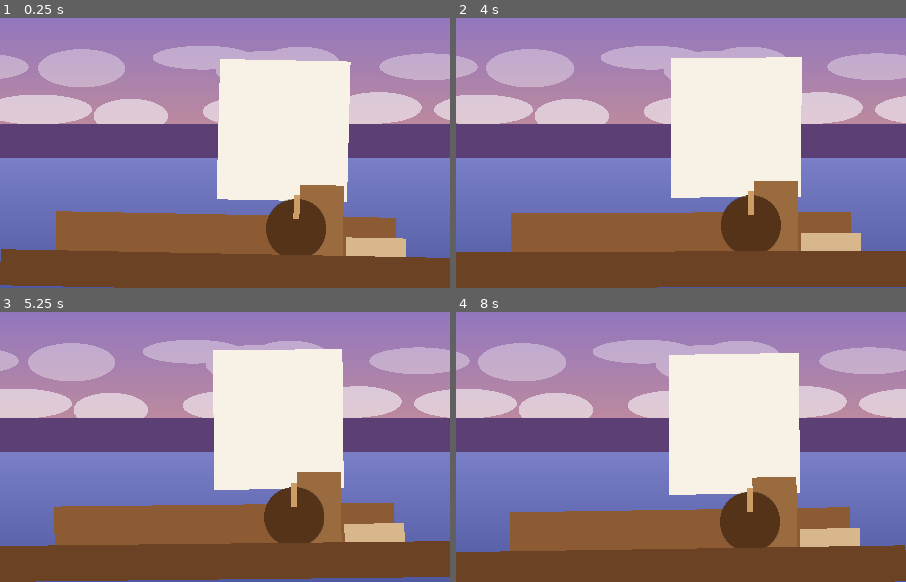
Above: before the commit, frames 1-4 (two rows, left to right).
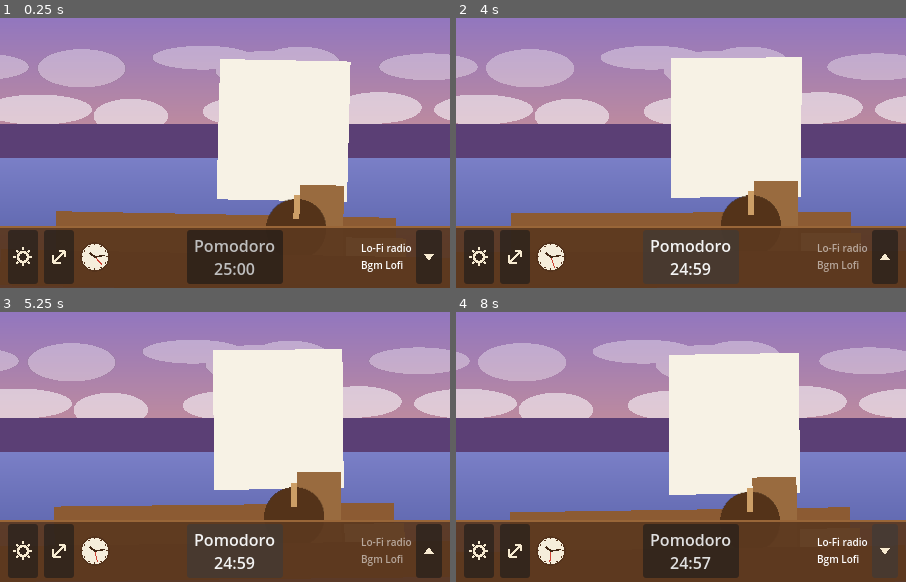
Above: after the commit, the same moments.

Repository: sscori-stack/sscori
Game: Godot game, scene res://scenes/main.tscn
Two runs of this game, one before a commit and one after it. Both use one fixed random seed, a clock stepped at 60 frames per second and the inputs below.
Inputs (mouse positions are in pixels of both pictures, inside the frame that each line leads up to):
- Up to frame 1 (0.25 s): no input
- Up to frame 2 (4 s): click (478, 258) at 0.52 s; click (514, 258) at 1.27 s; click (690, 258) at 2 s, where only the run after the commit has a clickable "Pomodoro 25:00"; click (883, 258) at 2.77 s; click (690, 258) at 3.5 s, where only the run after the commit has a clickable "Pomodoro 24:59"
- Up to frame 3 (5.25 s): click (58, 552) at 4.27 s; click (234, 552) at 5 s, where only the run after the commit has a clickable "Pomodoro 24:59"
- Up to frame 4 (8 s): click (690, 552) at 5.75 s, where only the run after the commit has a clickable "Pomodoro 24:58"; click (690, 552) at 6.5 s, where only the run after the commit has a clickable "Pomodoro 24:58"; click (883, 552) at 7.27 s

The runs differ from the first frame. In frame 1, 14% of the frame differs, in the area x 0-100%, y 77-100%; in frame 2, 14%; in frame 3, 14%; in frame 4, 14%.

Commit message:
sailing-companion: 5단계 - UI(설정 팝업, 시계, 뽀모도로, 음악 위젯, 종료)
- UiTheme: assets/fonts/ 의 폰트가 있으면 기본 폰트(한글)로, 없으면 Godot 기본 폰트 폴백. 목재 톤 버튼/패널 스타일
- IconButton: ui_btn_*.png 가 있으면 아이콘, 없으면 _draw 벡터 아이콘(톱니/화살표/삼각형)
- AnalogClock(_draw 실시간), Pomodoro(클릭 시작/정지, 길게 눌러 리셋, 종료 시 종소리+반짝임)
- MusicWidget(트랙명 + ▼ 토글), SettingsPopup(볼륨 슬라이더 2개, BGM 체크, 종료 → 설정 저장 후 quit)
- UI 바는 마우스 이벤트를 소비해 그 위에서는 창 드래그가 시작되지 않음

Co-Authored-By: Claude Fable 5.1 <noreply@anthropic.com>
Claude-Session: https://claude.ai/code/session_01JyYEMB3CxvucBmerwAjVBW

Diff:
--- a/sailing-companion/scenes/main.tscn
+++ b/sailing-companion/scenes/main.tscn
@@ -9,6 +9,21 @@
 [ext_resource type="Script" path="res://scripts/boat/sail.gd" id="7_sail"]
 [ext_resource type="Script" path="res://scripts/boat/breather.gd" id="8_breather"]
 [ext_resource type="Script" path="res://scripts/boat/wheel.gd" id="9_wheel"]
+[ext_resource type="Script" path="res://scripts/ui/ui_bar.gd" id="10_ui_bar"]
+[ext_resource type="Script" path="res://scripts/ui/icon_button.gd" id="11_icon_button"]
+[ext_resource type="Script" path="res://scripts/ui/analog_clock.gd" id="12_clock"]
+[ext_resource type="Script" path="res://scripts/ui/pomodoro.gd" id="13_pomodoro"]
+[ext_resource type="Script" path="res://scripts/ui/music_widget.gd" id="14_music"]
+[ext_resource type="PackedScene" path="res://scenes/ui/settings_popup.tscn" id="15_popup"]
+
+[sub_resource type="StyleBoxFlat" id="StyleBoxFlat_bar"]
+content_margin_left = 8.0
+content_margin_top = 4.0
+content_margin_right = 8.0
+content_margin_bottom = 4.0
+bg_color = Color(0.36, 0.22, 0.12, 0.93)
+border_width_top = 2
+border_color = Color(0.6, 0.4, 0.22, 1)
 
 [sub_resource type="CircleShape2D" id="CircleShape2D_wheel"]
 radius = 32.0
@@ -134,3 +149,79 @@
 placeholder_size = Vector2i(450, 36)
 placeholder_color = Color(0.42, 0.26, 0.14, 1)
 pivot_normalized = Vector2(0.5, 1)
+
+[node name="UI" type="CanvasLayer" parent="."]
+
+[node name="UIBar" type="PanelContainer" parent="UI"]
+anchors_preset = 12
+anchor_top = 1.0
+anchor_right = 1.0
+anchor_bottom = 1.0
+offset_top = -40.0
+grow_horizontal = 2
+grow_vertical = 0
+mouse_filter = 0
+theme_override_styles/panel = SubResource("StyleBoxFlat_bar")
+script = ExtResource("10_ui_bar")
+
+[node name="HBox" type="HBoxContainer" parent="UI/UIBar"]
+layout_mode = 2
+theme_override_constants/separation = 6
+
+[node name="SettingsButton" type="Button" parent="UI/UIBar/HBox"]
+unique_name_in_owner = true
+custom_minimum_size = Vector2(30, 30)
+layout_mode = 2
+script = ExtResource("11_icon_button")
+kind = 0
+texture_path = "res://assets/art/ui_btn_settings.png"
+
+[node name="ShareButton" type="Button" parent="UI/UIBar/HBox"]
+unique_name_in_owner = true
+custom_minimum_size = Vector2(30, 30)
+layout_mode = 2
+script = ExtResource("11_icon_button")
+kind = 1
+texture_path = "res://assets/art/ui_btn_share.png"
+
+[node name="Clock" type="Control" parent="UI/UIBar/HBox"]
+custom_minimum_size = Vector2(30, 30)
+layout_mode = 2
+script = ExtResource("12_clock")
+
+[node name="SpacerLeft" type="Control" parent="UI/UIBar/HBox"]
+layout_mode = 2
+size_flags_horizontal = 3
+mouse_filter = 2
+
+[node name="Pomodoro" type="Button" parent="UI/UIBar/HBox"]
+custom_minimum_size = Vector2(96, 30)
+layout_mode = 2
+text = "Pomodoro
+25:00"
+script = ExtResource("13_pomodoro")
+
+[node name="SpacerRight" type="Control" parent="UI/UIBar/HBox"]
+layout_mode = 2
+size_flags_horizontal = 3
+mouse_filter = 2
+
+[node name="MusicWidget" type="HBoxContainer" parent="UI/UIBar/HBox"]
+unique_name_in_owner = true
+layout_mode = 2
+script = ExtResource("14_music")
+
+[node name="TrackLabel" type="Label" parent="UI/UIBar/HBox/MusicWidget"]
+layout_mode = 2
+theme_override_font_sizes/font_size = 10
+text = "Lo-Fi radio
+Calm Waves"
+
+[node name="ToggleButton" type="Button" parent="UI/UIBar/HBox/MusicWidget"]
+custom_minimum_size = Vector2(26, 30)
+layout_mode = 2
+script = ExtResource("11_icon_button")
+kind = 2
+
+[node name="SettingsPopup" parent="UI/UIBar" instance=ExtResource("15_popup")]
+unique_name_in_owner = true
--- /dev/null
+++ b/sailing-companion/scenes/ui/settings_popup.tscn
@@ -0,0 +1,47 @@
+[gd_scene load_steps=2 format=3]
+
+[ext_resource type="Script" path="res://scripts/ui/settings_popup.gd" id="1_popup"]
+
+[node name="SettingsPopup" type="PopupPanel"]
+size = Vector2i(220, 170)
+script = ExtResource("1_popup")
+
+[node name="VBox" type="VBoxContainer" parent="."]
+offset_right = 212.0
+offset_bottom = 162.0
+theme_override_constants/separation = 6
+
+[node name="AmbientLabel" type="Label" parent="VBox"]
+unique_name_in_owner = true
+layout_mode = 2
+text = "Waves"
+
+[node name="AmbientSlider" type="HSlider" parent="VBox"]
+unique_name_in_owner = true
+layout_mode = 2
+max_value = 1.0
+step = 0.01
+value = 0.8
+
+[node name="MusicLabel" type="Label" parent="VBox"]
+unique_name_in_owner = true
+layout_mode = 2
+text = "Music"
+
+[node name="MusicSlider" type="HSlider" parent="VBox"]
+unique_name_in_owner = true
+layout_mode = 2
+max_value = 1.0
+step = 0.01
+value = 0.6
+
+[node name="BgmCheck" type="CheckButton" parent="VBox"]
+unique_name_in_owner = true
+layout_mode = 2
+button_pressed = true
+text = "BGM on"
+
+[node name="QuitButton" type="Button" parent="VBox"]
+unique_name_in_owner = true
+layout_mode = 2
+text = "Quit"
--- a/sailing-companion/scripts/main.gd
+++ b/sailing-companion/scripts/main.gd
@@ -31,6 +31,11 @@
 var _drag_offset := Vector2i.ZERO
 var _app_focused := true
 var _mouse_inside := false
+
+
+func _enter_tree() -> void:
+	# 자식 UI 의 _ready 보다 먼저 실행되어야 폰트 유무를 UI 가 알 수 있다.
+	UiTheme.apply(get_window())
 
 
 func _ready() -> void:
--- /dev/null
+++ b/sailing-companion/scripts/ui/analog_clock.gd
@@ -0,0 +1,42 @@
+extends Control
+## 실시간 아날로그 시계. 초가 바뀔 때만 다시 그린다.
+
+@export var face_color: Color = Color(0.96, 0.93, 0.86)
+@export var rim_color: Color = Color(0.33, 0.2, 0.11)
+@export var hand_color: Color = Color(0.25, 0.15, 0.08)
+@export var second_hand_color: Color = Color(0.8, 0.25, 0.2)
+
+var _last_second: int = -1
+
+
+func _ready() -> void:
+	if custom_minimum_size == Vector2.ZERO:
+		custom_minimum_size = Vector2(30, 30)
+	mouse_filter = Control.MOUSE_FILTER_IGNORE
+
+
+func _process(_delta: float) -> void:
+	var second: int = Time.get_time_dict_from_system()["second"]
+	if second != _last_second:
+		_last_second = second
+		queue_redraw()
+
+
+func _draw() -> void:
+	var c := size * 0.5
+	var r := minf(c.x, c.y) - 1.0
+	draw_circle(c, r, face_color)
+	draw_arc(c, r, 0.0, TAU, 40, rim_color, 1.5)
+	for i in 12:
+		var dir := Vector2.from_angle(TAU * i / 12.0)
+		draw_line(c + dir * (r - 2.5), c + dir * (r - 1.0), rim_color, 1.0)
+
+	var t := Time.get_time_dict_from_system()
+	var hour: float = float(t["hour"] % 12) + float(t["minute"]) / 60.0
+	var minute: float = float(t["minute"]) + float(t["second"]) / 60.0
+	var second: float = float(t["second"])
+
+	draw_line(c, c + Vector2.from_angle(hour / 12.0 * TAU - PI * 0.5) * r * 0.5, hand_color, 2.0)
+	draw_line(c, c + Vector2.from_angle(minute / 60.0 * TAU - PI * 0.5) * r * 0.75, hand_color, 1.5)
+	draw_line(c, c + Vector2.from_angle(second / 60.0 * TAU - PI * 0.5) * r * 0.8, second_hand_color, 1.0)
+	draw_circle(c, 1.5, hand_color)
--- /dev/null
+++ b/sailing-companion/scripts/ui/icon_button.gd
@@ -0,0 +1,44 @@
+class_name IconButton
+extends Button
+## 아이콘 버튼. texture_path 의 PNG 가 있으면 그것을 아이콘으로 쓰고, 없으면 _draw 로 벡터 아이콘을 그린다.
+
+enum Kind { GEAR, SHARE, TRIANGLE_DOWN, TRIANGLE_UP }
+
+@export var kind: Kind = Kind.GEAR:
+	set(value):
+		kind = value
+		queue_redraw()
+@export var texture_path: String = ""
+@export var icon_color: Color = Color(0.97, 0.92, 0.82)
+
+
+func _ready() -> void:
+	if custom_minimum_size == Vector2.ZERO:
+		custom_minimum_size = Vector2(30, 30)
+	focus_mode = Control.FOCUS_NONE
+	if texture_path != "" and ResourceLoader.exists(texture_path, "Texture2D"):
+		icon = load(texture_path) as Texture2D
+		expand_icon = true
+		icon_alignment = HORIZONTAL_ALIGNMENT_CENTER
+
+
+func _draw() -> void:
+	if icon != null:
+		return
+	var c := size * 0.5
+	match kind:
+		Kind.GEAR:
+			draw_arc(c, 5.0, 0.0, TAU, 24, icon_color, 2.5)
+			for i in 8:
+				var dir := Vector2.from_angle(TAU * i / 8.0)
+				draw_line(c + dir * 6.5, c + dir * 9.5, icon_color, 2.5)
+		Kind.SHARE:
+			draw_line(c + Vector2(-6, 6), c + Vector2(6, -6), icon_color, 2.0)
+			draw_line(c + Vector2(6, -6), c + Vector2(0, -6), icon_color, 2.0)
+			draw_line(c + Vector2(6, -6), c + Vector2(6, 0), icon_color, 2.0)
+			draw_line(c + Vector2(-6, -2), c + Vector2(-6, 6), icon_color, 2.0)
+			draw_line(c + Vector2(-6, 6), c + Vector2(2, 6), icon_color, 2.0)
+		Kind.TRIANGLE_DOWN:
+			draw_colored_polygon(PackedVector2Array([c + Vector2(-5, -3), c + Vector2(5, -3), c + Vector2(0, 4)]), icon_color)
+		Kind.TRIANGLE_UP:
+			draw_colored_polygon(PackedVector2Array([c + Vector2(-5, 3), c + Vector2(5, 3), c + Vector2(0, -4)]), icon_color)
--- /dev/null
+++ b/sailing-companion/scripts/ui/music_widget.gd
@@ -0,0 +1,27 @@
+extends HBoxContainer
+## 음악 위젯: 트랙 이름 표시 + ▼ 버튼으로 BGM on/off.
+
+@export var radio_name: String = "Lo-Fi radio"
+
+@onready var _label: Label = $TrackLabel
+@onready var _toggle: IconButton = $ToggleButton
+
+
+func _ready() -> void:
+	_toggle.pressed.connect(_on_toggle_pressed)
+	refresh()
+
+
+func _on_toggle_pressed() -> void:
+	AudioManager.toggle_bgm()
+	refresh()
+
+
+func refresh() -> void:
+	var track := AudioManager.bgm_track_name()
+	if track == "":
+		track = "(no bgm file)"
+	_label.text = "%s\n%s" % [radio_name, track]
+	var on: bool = Settings.bgm_enabled
+	_toggle.kind = IconButton.Kind.TRIANGLE_DOWN if on else IconButton.Kind.TRIANGLE_UP
+	_label.modulate = Color.WHITE if on else Color(1, 1, 1, 0.55)
--- /dev/null
+++ b/sailing-companion/scripts/ui/pomodoro.gd
@@ -0,0 +1,82 @@
+extends Button
+## 뽀모도로 타이머. 클릭: 시작/일시정지, 길게 누름: 리셋, 종료 시 종소리 1회 + 잠깐 반짝임.
+
+@export var duration_minutes: int = 25
+@export var long_press_seconds: float = 0.7
+@export var flash_color: Color = Color(1.0, 0.95, 0.6)
+
+var _remaining: float = 0.0
+var _running: bool = false
+var _press_started_msec: int = -1
+var _long_press_fired: bool = false
+var _shown_seconds: int = -1
+var _flash_tween: Tween
+
+
+func _ready() -> void:
+	focus_mode = Control.FOCUS_NONE
+	toggle_mode = false
+	button_down.connect(_on_button_down)
+	button_up.connect(_on_button_up)
+	_reset()
+
+
+func _process(delta: float) -> void:
+	if _press_started_msec >= 0 and not _long_press_fired \
+			and (Time.get_ticks_msec() - _press_started_msec) >= int(long_press_seconds * 1000.0):
+		_long_press_fired = true
+		_reset()
+	if _running:
+		_remaining = maxf(_remaining - delta, 0.0)
+		if _remaining <= 0.0:
+			_finish()
+	_update_text()
+
+
+func _on_button_down() -> void:
+	_press_started_msec = Time.get_ticks_msec()
+	_long_press_fired = false
+
+
+func _on_button_up() -> void:
+	var was_long := _long_press_fired
+	_press_started_msec = -1
+	_long_press_fired = false
+	if was_long:
+		return
+	_running = not _running
+	_update_text()
+
+
+func _reset() -> void:
+	_running = false
+	_remaining = float(duration_minutes * 60)
+	_shown_seconds = -1
+	_update_text()
+
+
+func _finish() -> void:
+	_running = false
+	_remaining = float(duration_minutes * 60)
+	AudioManager.play_bell()
+	_flash()
+
+
+func _flash() -> void:
+	if _flash_tween != null and _flash_tween.is_valid():
+		_flash_tween.kill()
+	modulate = Color.WHITE
+	_flash_tween = create_tween().set_loops(3)
+	_flash_tween.tween_property(self, "modulate", flash_color, 0.15)
+	_flash_tween.tween_property(self, "modulate", Color.WHITE, 0.25)
+
+
+func _update_text() -> void:
+	var seconds := int(ceil(_remaining))
+	if seconds == _shown_seconds:
+		return
+	_shown_seconds = seconds
+	var title := "뽀모도로" if UiTheme.korean_font_available else "Pomodoro"
+	text = "%s\n%02d:%02d" % [title, seconds / 60, seconds % 60]
+	# 일시정지/대기 상태는 살짝 어둡게 표시
+	self_modulate = Color.WHITE if _running else Color(0.85, 0.85, 0.85)
--- /dev/null
+++ b/sailing-companion/scripts/ui/settings_popup.gd
@@ -0,0 +1,39 @@
+extends PopupPanel
+## 설정 팝업: 파도/음악 볼륨 슬라이더, BGM on/off, 종료.
+
+@onready var _ambient_label: Label = %AmbientLabel
+@onready var _ambient_slider: HSlider = %AmbientSlider
+@onready var _music_label: Label = %MusicLabel
+@onready var _music_slider: HSlider = %MusicSlider
+@onready var _bgm_check: CheckButton = %BgmCheck
+@onready var _quit_button: Button = %QuitButton
+
+
+func _ready() -> void:
+	var ko := UiTheme.korean_font_available
+	_ambient_label.text = "파도 소리" if ko else "Waves"
+	_music_label.text = "음악" if ko else "Music"
+	_bgm_check.text = "BGM 켜기" if ko else "BGM on"
+	_quit_button.text = "종료" if ko else "Quit"
+
+	_ambient_slider.value_changed.connect(func(v: float) -> void: AudioManager.set_ambient_volume(v))
+	_music_slider.value_changed.connect(func(v: float) -> void: AudioManager.set_music_volume(v))
+	_bgm_check.toggled.connect(func(on: bool) -> void: AudioManager.set_bgm_enabled(on))
+	_quit_button.pressed.connect(_on_quit_pressed)
+	about_to_popup.connect(_sync_from_settings)
+	popup_hide.connect(func() -> void: Settings.save_settings())
+
+
+func _sync_from_settings() -> void:
+	_ambient_slider.set_value_no_signal(Settings.ambient_volume)
+	_music_slider.set_value_no_signal(Settings.music_volume)
+	_bgm_check.set_pressed_no_signal(Settings.bgm_enabled)
+
+
+func _on_quit_pressed() -> void:
+	hide()
+	Settings.save_settings()
+	if SailingMain.instance != null:
+		SailingMain.instance.quit_app()
+	else:
+		get_tree().quit()
--- /dev/null
+++ b/sailing-companion/scripts/ui/ui_bar.gd
@@ -0,0 +1,24 @@
+extends PanelContainer
+## 하단 UI 바. 설정 팝업 열기, 공유 버튼(MVP: 동작 없음), 음악 위젯 상태 갱신.
+
+@onready var _settings_button: Button = %SettingsButton
+@onready var _share_button: Button = %ShareButton
+@onready var _settings_popup: PopupPanel = %SettingsPopup
+@onready var _music_widget: HBoxContainer = %MusicWidget
+
+
+func _ready() -> void:
+	# 우클릭을 포함한 모든 마우스 이벤트를 소비해 배경 드래그가 UI 위에서 시작되지 않게 한다.
+	mouse_filter = Control.MOUSE_FILTER_STOP
+	_settings_button.pressed.connect(_on_settings_pressed)
+	_share_button.pressed.connect(_on_share_pressed)
+	_settings_popup.popup_hide.connect(func() -> void: _music_widget.refresh())
+
+
+func _on_settings_pressed() -> void:
+	_settings_popup.popup_centered(Vector2i(220, 170))
+
+
+func _on_share_pressed() -> void:
+	# MVP: 버튼만. 이후 OS.shell_open(URL) 등으로 확장.
+	pass
--- /dev/null
+++ b/sailing-companion/scripts/ui/ui_theme.gd
@@ -0,0 +1,63 @@
+class_name UiTheme
+extends RefCounted
+## 목재 톤 UI 테마를 코드로 만든다. assets/fonts/ 에 폰트 파일이 있으면 기본 폰트로 지정(한글 지원).
+## 파일이 없으면 Godot 기본 폰트로 폴백한다(이 경우 한글은 표시되지 않는다).
+
+const FONT_DIR := "res://assets/fonts"
+const FONT_EXTENSIONS := ["ttf", "otf", "ttc", "woff2"]
+
+const COLOR_CREAM := Color(0.97, 0.92, 0.82)
+const COLOR_WOOD := Color(0.45, 0.29, 0.16)
+const COLOR_WOOD_LIGHT := Color(0.55, 0.37, 0.21)
+const COLOR_WOOD_DARK := Color(0.33, 0.2, 0.11)
+const COLOR_WOOD_EDGE := Color(0.72, 0.52, 0.3)
+
+static var korean_font_available: bool = false
+
+
+static func apply(window: Window) -> void:
+	var theme := Theme.new()
+	var font := _find_font()
+	if font != null:
+		theme.default_font = font
+		korean_font_available = true
+	theme.default_font_size = 12
+
+	theme.set_stylebox("normal", "Button", _wood_box(COLOR_WOOD))
+	theme.set_stylebox("hover", "Button", _wood_box(COLOR_WOOD_LIGHT))
+	theme.set_stylebox("pressed", "Button", _wood_box(COLOR_WOOD_DARK))
+	theme.set_stylebox("focus", "Button", StyleBoxEmpty.new())
+	for state in ["font_color", "font_hover_color", "font_pressed_color", "font_focus_color"]:
+		theme.set_color(state, "Button", COLOR_CREAM)
+	theme.set_color("font_color", "Label", COLOR_CREAM)
+	theme.set_color("font_color", "CheckButton", COLOR_CREAM)
+	theme.set_stylebox("panel", "PopupPanel", _wood_box(COLOR_WOOD_DARK, 8.0))
+
+	window.theme = theme
+
+
+static func _wood_box(color: Color, margin: float = 4.0) -> StyleBoxFlat:
+	var box := StyleBoxFlat.new()
+	box.bg_color = color
+	box.set_corner_radius_all(6)
+	box.set_border_width_all(1)
+	box.border_color = COLOR_WOOD_EDGE
+	box.set_content_margin_all(margin)
+	return box
+
+
+static func _find_font() -> Font:
+	if not DirAccess.dir_exists_absolute(FONT_DIR):
+		return null
+	for file in DirAccess.get_files_at(FONT_DIR):
+		var candidate: String = file
+		if candidate.ends_with(".import"):
+			candidate = candidate.trim_suffix(".import")
+		if not FONT_EXTENSIONS.has(candidate.get_extension().to_lower()):
+			continue
+		var path := FONT_DIR + "/" + candidate
+		if ResourceLoader.exists(path, "Font"):
+			var font := load(path) as Font
+			if font != null:
+				return font
+	return null
Not shown: 1 places in sailing-companion/scenes/main.tscn that only renumber resources
